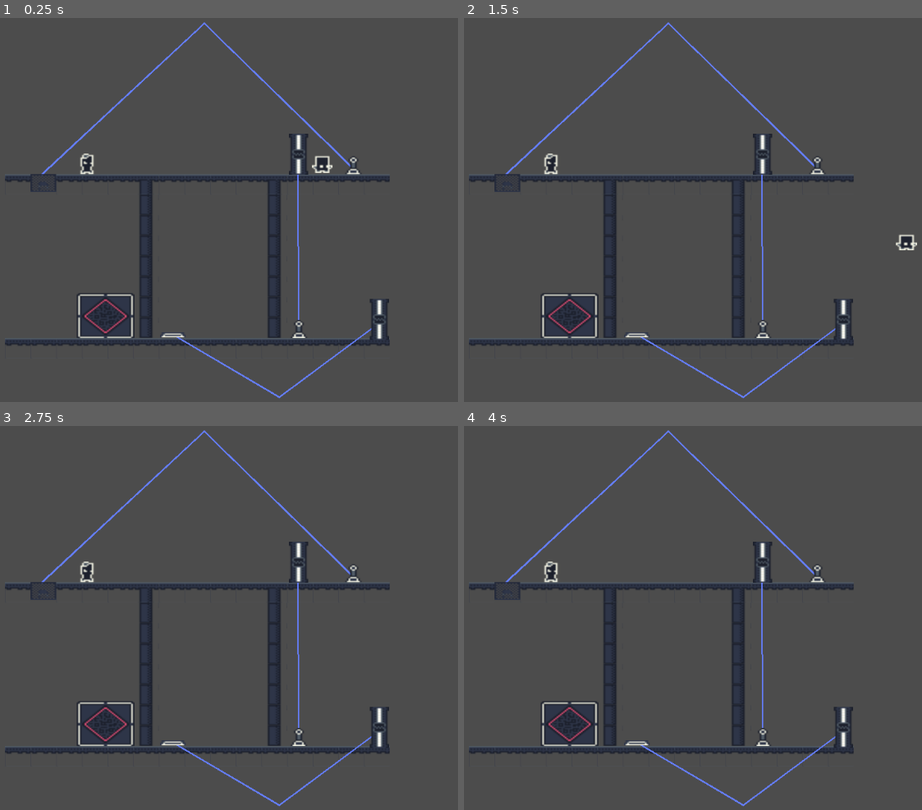
Above: before the commit, frames 1-4 (two rows, left to right).
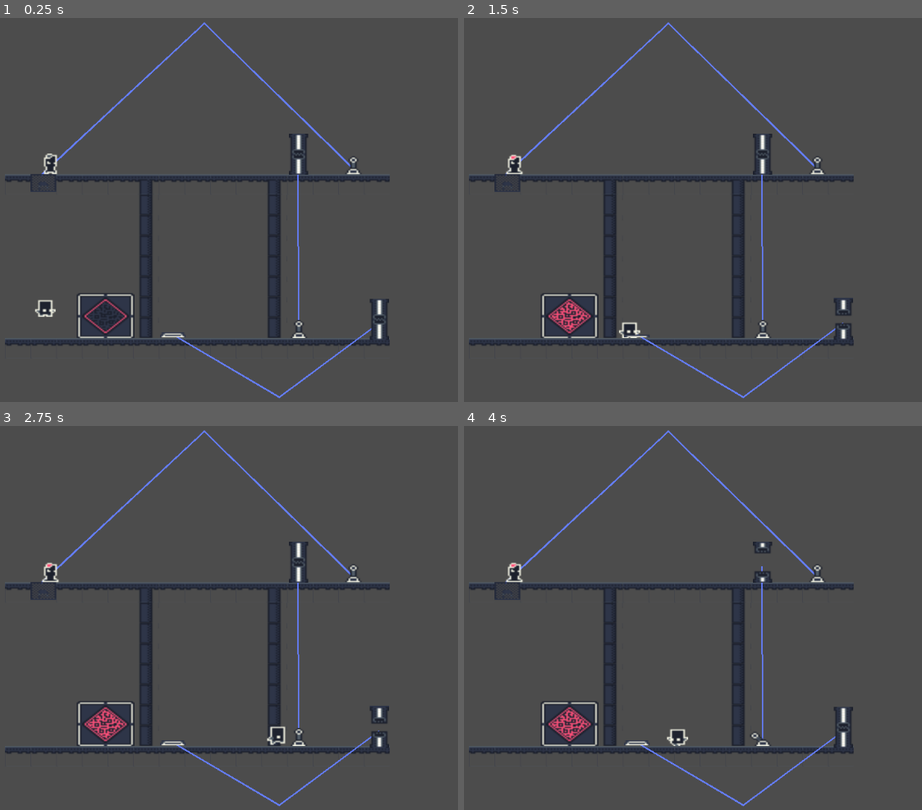
Above: after the commit, the same moments.

Repository: JuanG10/minion3
Game: Godot game, scene res://escenas/niveles/Nivel simple.tscn
Same seed, same stepped clock (60 frames per second), same inputs: the game is played once before the commit and once after it. This scene is started directly instead of the project's main scene.
Inputs:
- Up to frame 1 (0.25 s): no input
- Up to frame 2 (1.5 s): tap Enter at 0.5 s; hold Right (ui_right) 0.53-1.28 s; tap B (Accionar_palanca) at 0.6, 1.35 s; hold Down (ui_down) from 1.28 s (still down)
- Up to frame 3 (2.75 s): release Down (ui_down) at 2.03 s; hold Right (ui_right) from 2.03 s (still down); tap Space (Impulso) at 2.1 s; tap B (Accionar_palanca) at 2.3 s
- Up to frame 4 (4 s): release Right (ui_right) at 2.78 s; hold Up (ui_up) 2.78-3.53 s; tap B (Accionar_palanca) at 2.85, 3.6 s; hold Left (ui_left) from 3.53 s (still down)

The runs differ from the first frame. In frame 1, 0.6% of the frame differs, in the area x 7-73%, y 35-78%; in frame 2, 1.0%, in the area x 9-99%, y 35-84%; in frame 3, 0.8%; in frame 4, 1.0%.

Commit message:
arreglado lo de palanca

Diff:
--- a/escenas/niveles/Nivel simple.tscn
+++ b/escenas/niveles/Nivel simple.tscn
@@ -379,10 +379,10 @@
 zoom = Vector2( 0.4, 0.5 )
 
 [node name="Jugador" parent="." instance=ExtResource( 7 )]
-position = Vector2( 198.606, -140.126 )
+position = Vector2( 25.7471, -27.88 )
 
 [node name="Robot" parent="." instance=ExtResource( 8 )]
-position = Vector2( 51.1612, -138.66 )
+position = Vector2( 28.712, -139.221 )
 id = 1
 
 [node name="Robot_station" parent="." instance=ExtResource( 2 )]
--- a/scripts/Cadena.gd
+++ b/scripts/Cadena.gd
@@ -6,9 +6,9 @@
 
 onready var jugador = get_parent().get_parent().get_node("Jugador")
 
-var activado     = false
+var activado
 
-var limite_bajada = 400
+var limite_bajada = 0
 
 var limite_subida = 0
 
@@ -29,11 +29,12 @@
 	set_offset(Vector2(get_offset().x,aceleracion / 2))
 	velocidad += n
 
-func set_limite_bajada(limite:int)->void: limite_bajada = limite
+func set_limite_bajada(limite:int)->void:
+	if limite_bajada == 0 && limite_subida == 0:
+		limite_bajada = limite
 
 
 func activar():
-	print("buenaassss")
 	activado    = true
 
 func  desactivar():
--- a/scripts/CadenaYGancho.gd
+++ b/scripts/CadenaYGancho.gd
@@ -4,7 +4,6 @@
 export (int) var limite_bajada
 
 func activar():
-	print("cadenaaaaaaaa")
 	cadena.set_limite_bajada(limite_bajada)
 	cadena.activar()
 
--- a/scripts/Palanca.gd
+++ b/scripts/Palanca.gd
@@ -6,31 +6,37 @@
 
 var puedo_desactivar = false
 
+var baje = false
+
+var body_actual
+
 func _ready():
 	escenas_a_accionar = get_tree().get_nodes_in_group(acciono)
-	$Timer.start()
-	$Timer.set_wait_time(1)
 
 func _physics_process(delta):
-	if puedo_accionar && !puedo_desactivar && Input.is_action_just_pressed("Accionar_palanca") :
-		$AnimatedSprite.frame=2
-		activar_plataformas()
-		puedo_desactivar = true
-	elif puedo_desactivar && Input.is_action_just_pressed("Accionar_palanca"):
-		$AnimatedSprite.frame = 4
-		desactivar_plataformas()
-		puedo_desactivar = false
-
-
+	if body_actual != null:
+		print(body_actual.control_switch)
+		if  body_actual.control_switch && !baje && puedo_accionar && !puedo_desactivar && Input.is_action_just_pressed("Accionar_palanca") :
+			puedo_desactivar = true
+			baje = true
+			$AnimatedSprite.frame=2
+			activar_plataformas()
+		elif body_actual.control_switch && baje && puedo_desactivar && Input.is_action_just_pressed("Accionar_palanca"):
+			$AnimatedSprite.frame = 4
+			desactivar_plataformas()
+			puedo_desactivar = false
+			baje = false
 
 func _on_Area2D_body_entered(body):
 	if(get_tree().get_nodes_in_group("characters").has(body)):
-		puedo_accionar = true
+			puedo_accionar = true
+			body_actual = body
 
 func _on_Area2D_body_exited(body):
 	if(get_tree().get_nodes_in_group("characters").has(body)):
-		 puedo_accionar = false
-		 puedo_desactivar = false
+			puedo_accionar = false
+
+
 
 
 func cambiar_animacion():
--- a/scripts/jugador.gd
+++ b/scripts/jugador.gd
@@ -32,7 +32,7 @@
 	velocity.x = 0
 	velocity.y += SPEED * delta
 	_get_input()
-	move_and_slide(velocity,Vector2(0,-1))
+	move_and_slide(velocity)
 	if(Input.is_action_just_pressed("Impulso")) && impulso:
 		velocity.y = -vel_salto
 		plataforma_de_salto.cambiar_frame()
